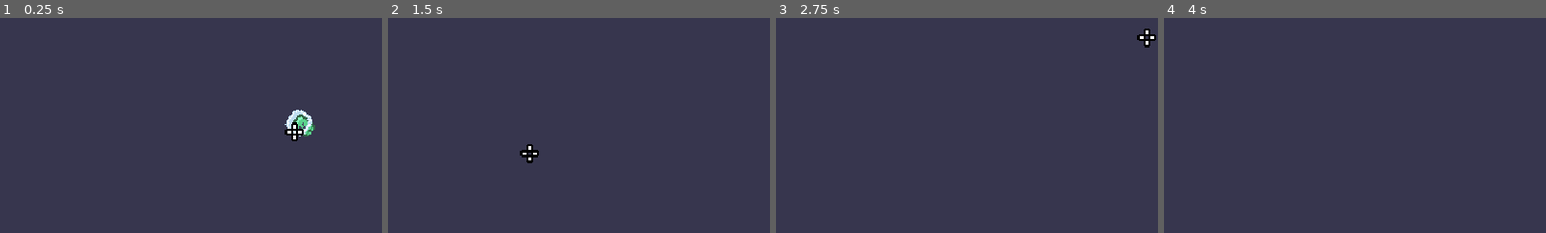
Above: before the commit, frames 1-4 (left to right).
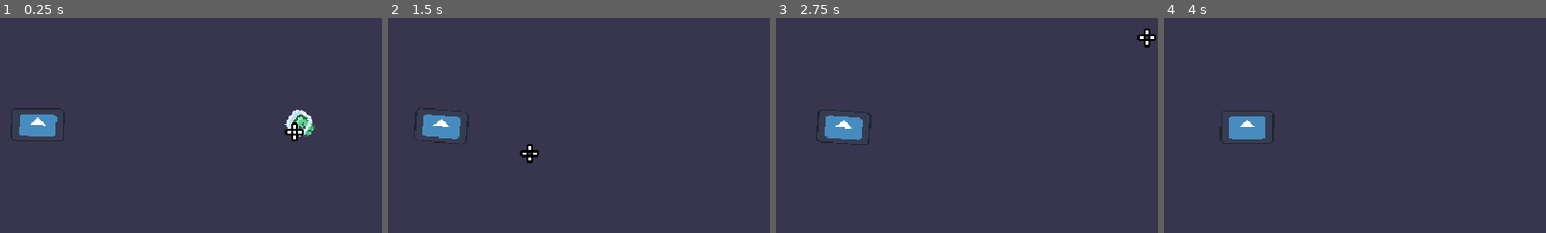
Above: after the commit, the same moments.

Repository: fallenatlas/bubbleproject
Game: Godot game, scene res://main.tscn
Same seed, same stepped clock (60 frames per second), same inputs: the game is played once before the commit and once after it. The engine's default icon, where the game draws it, is replaced by a stand-in: a white triangle on a blue panel in a dark square.
Inputs (mouse positions are % of the whole screen's width and height, from its top left):
- Up to frame 1 (0.25 s): no input
- Up to frame 2 (1.5 s): move the mouse to (72, 45) at 0.52 s; hold D (move_right) 0.53-1.28 s; move the mouse to (30, 55) at 1.27 s; hold S (move_down) from 1.28 s (still down)
- Up to frame 3 (2.75 s): move the mouse to (60, 28) at 2.02 s; release S (move_down) at 2.03 s; hold D (move_right) from 2.03 s (still down)
- Up to frame 4 (4 s): move the mouse to (45, 70) at 2.77 s; release D (move_right) at 2.78 s; hold W (move_up) 2.78-3.53 s; move the mouse to (80, 65) at 3.52 s; hold A (move_left) from 3.53 s (still down)
The pictures show only the part of the screen within x 12-62%, y 24-74%; the shares and areas given below are measured in that part.

The runs differ from the first frame. In frame 1, 1.2% of the frame differs, in the area x 2-17%, y 41-58%; in frame 2, 1.2%; in frame 3, 1.2%; in frame 4, 1.3%, in the area x 14-29%, y 43-59%.

Commit message:
fix: fix some follow enemy stuff

Diff:
--- a/follow_enemy.gd
+++ b/follow_enemy.gd
@@ -1,6 +1,6 @@
 class_name FollowEnemy extends CharacterBody2D
 
-const SPEED = 300.0
+const SPEED = 120.0
 #const JUMP_VELOCITY = -400.0
 
 #keep player here when found and while in range
@@ -35,23 +35,28 @@
 
 	# if player is not null chase
 	if (chase_player != null):
-		if (chase_player.global_position - self.global_position).length() > 15:
+		if (chase_player.global_position - self.global_position).length() > 200:
 			chase_player = null
 
 	# check all 3 raycasts
+	if detect_raycast.is_colliding():
+		#check if is player, if so chase
+		var object = detect_raycast.get_collider()
+		var player : CharacterBody2D = object as CharacterBody2D
+		if player != null:
+			chase_player = player
+
 	if front_raycast.is_colliding():
 		#check if is player, if so chase
 		var object = front_raycast.get_collider()
 		var player : CharacterBody2D = object as CharacterBody2D
-		if player != null:
-			chase_player = player
-		else:
-			# deviate from wall
+		if player == null:
 			add_velocity += -global_transform.x * 0.01
 
 	# if player is not null chase
 	if chase_player != null:
-		add_velocity += (chase_player.global_position - self.global_position) * 15 #+ (player_predict * chase_player.velocity)
+		#var change = (chase_player.global_position - self.global_position)
+		add_velocity += (chase_player.global_position - self.global_position).normalized() * SPEED# + 0.5 * (player_predict * chase_player.velocity)
 	else:
 		# kinda make this random
 		if (timer > 2.0):
@@ -70,15 +75,26 @@
 		var object = front_raycast.get_collider()
 		var player : CharacterBody2D = object as CharacterBody2D
 		if player == null:
-			add_velocity += -global_transform.y * 0.001 * (right_raycast.get_collision_point() - global_position).length()
+			if !left_raycast.is_colliding() or !front_raycast.is_colliding():
+				add_velocity += -global_transform.y * 0.001 * (right_raycast.get_collision_point() - global_position).length()
 
 	# change the angle on the raycast
 	if look_timer > 0.5:
-		detect_raycast.rotation_degrees = -90 + randf_range(-15, 15)
+		detect_raycast.rotation_degrees = -90 + randf_range(-20, 20)
 		look_timer = 0.0
 
-	velocity = add_velocity
+	var ang_diff = velocity.angle_to(add_velocity)
+	if abs(ang_diff) > PI/120:
+		add_velocity = velocity.normalized().rotated(ang_diff/abs(ang_diff) * PI/120) * add_velocity.length()
+
+	velocity = add_velocity * add_velocity.length()/max(add_velocity.length(), 0.1)
 
 	self.look_at(global_position + velocity)
 
 	move_and_slide()
+
+
+func _on_area_2d_body_entered(body: Node2D) -> void:
+	var player : CharacterBody2D = body as CharacterBody2D
+	if player != null:
+		print("kill")
--- a/follow_enemy.tscn
+++ b/follow_enemy.tscn
@@ -7,7 +7,13 @@
 radius = 14.0
 height = 48.0
 
+[sub_resource type="CapsuleShape2D" id="CapsuleShape2D_km0wq"]
+radius = 15.0
+height = 50.0
+
 [node name="Enemy" type="CharacterBody2D"]
+collision_layer = 2
+collision_mask = 3
 motion_mode = 1
 script = ExtResource("1_8jwng")
 
@@ -35,3 +41,12 @@
 [node name="Left" type="RayCast2D" parent="."]
 rotation = -2.35619
 target_position = Vector2(0, 70)
+
+[node name="Area2D" type="Area2D" parent="."]
+collision_layer = 8
+
+[node name="CollisionShape2D" type="CollisionShape2D" parent="Area2D"]
+rotation = 1.5708
+shape = SubResource("CapsuleShape2D_km0wq")
+
+[connection signal="body_entered" from="Area2D" to="." method="_on_area_2d_body_entered"]
--- a/main.tscn
+++ b/main.tscn
@@ -1,8 +1,9 @@
-[gd_scene load_steps=4 format=3 uid="uid://wsb7o1b6te86"]
+[gd_scene load_steps=5 format=3 uid="uid://cophdm2m7782b"]
 
-[ext_resource type="PackedScene" uid="uid://cnb78hxaadna3" path="res://player.tscn" id="1_6qd78"]
-[ext_resource type="PackedScene" uid="uid://bbivmf5vt5h5p" path="res://cursor.tscn" id="1_lhu7a"]
-[ext_resource type="PackedScene" uid="uid://dqt1fifjp01d7" path="res://terrain.tscn" id="3_7wru5"]
+[ext_resource type="PackedScene" uid="uid://btp5q3hf1yijs" path="res://player.tscn" id="1_6qd78"]
+[ext_resource type="PackedScene" path="res://cursor.tscn" id="1_lhu7a"]
+[ext_resource type="PackedScene" uid="uid://gk3v2gosh5dp" path="res://terrain.tscn" id="3_7wru5"]
+[ext_resource type="PackedScene" uid="uid://bqeien8m4eqsj" path="res://follow_enemy.tscn" id="4_pwwo5"]
 
 [node name="Node2D" type="Node2D"]
 
@@ -14,3 +15,6 @@
 
 [node name="Terrain" parent="." instance=ExtResource("3_7wru5")]
 z_index = -1
+
+[node name="Enemy" parent="." instance=ExtResource("4_pwwo5")]
+position = Vector2(103, 174)
--- a/player.tscn
+++ b/player.tscn
@@ -6,6 +6,7 @@
 [sub_resource type="RectangleShape2D" id="RectangleShape2D_7f246"]
 
 [node name="Player" type="CharacterBody2D"]
+collision_mask = 3
 script = ExtResource("1_qnhml")
 speed = 200
 
Not shown: 1 places in follow_enemy.tscn that only renumber resources
Not shown: 1 places in player.tscn that only renumber resources
Not shown: 1 places in terrain.tscn that only renumber resources
